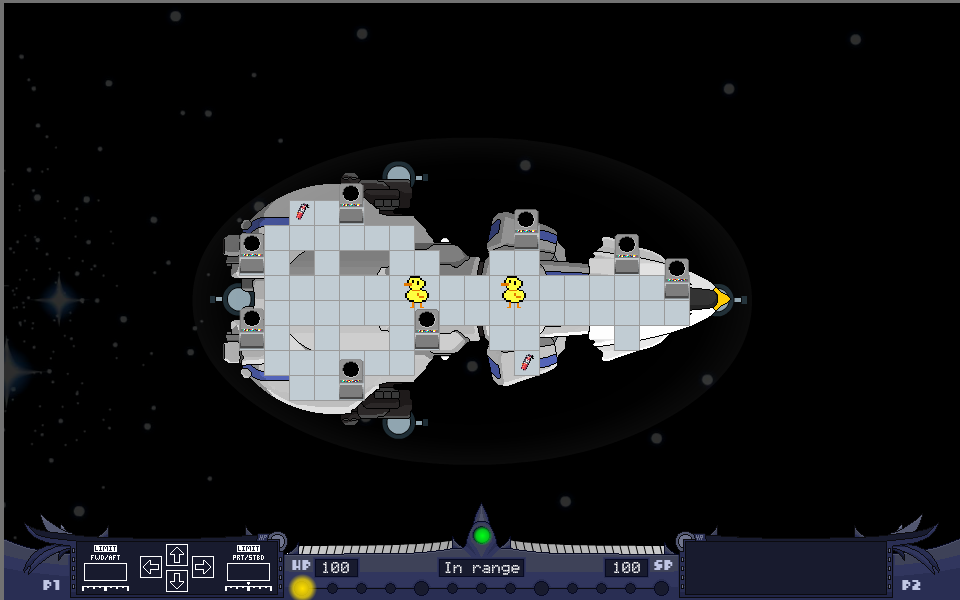
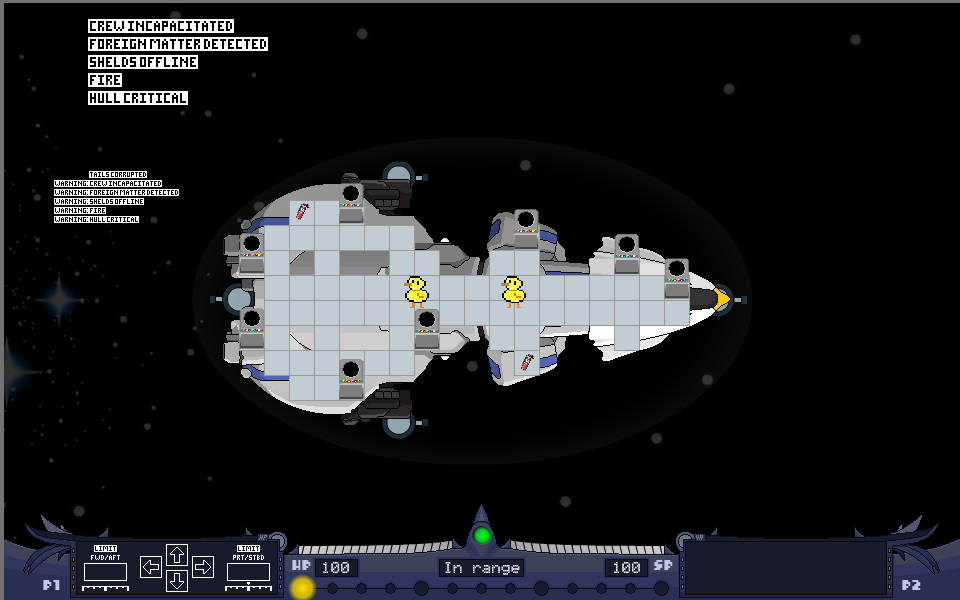
Revision of a layered 960px x 600px image; what changed, layer by layer:
showed "alerts", painted on it over [54, 19, 268, 223]
